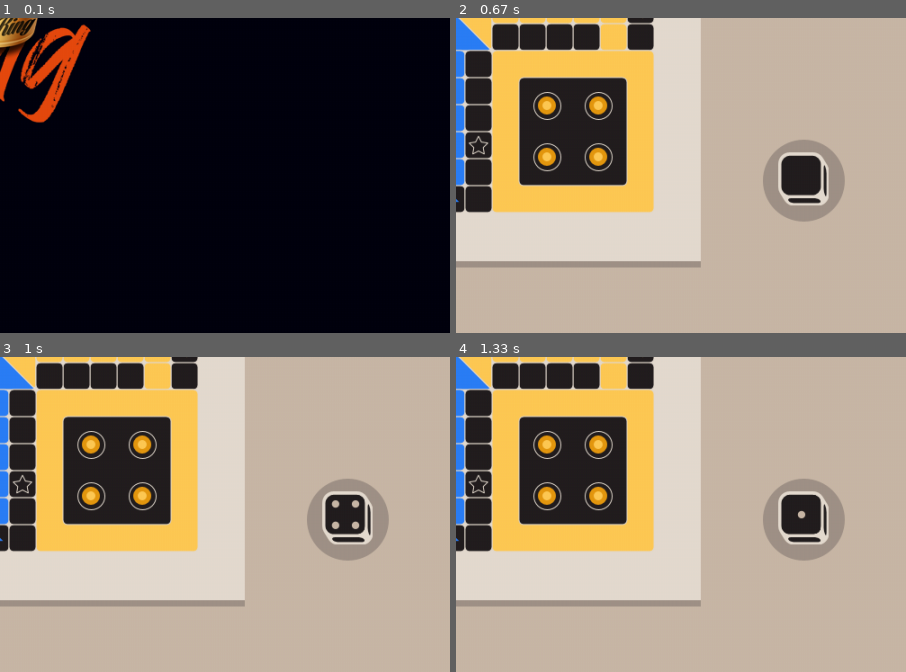
Above: before the commit, frames 1-4 (two rows, left to right).
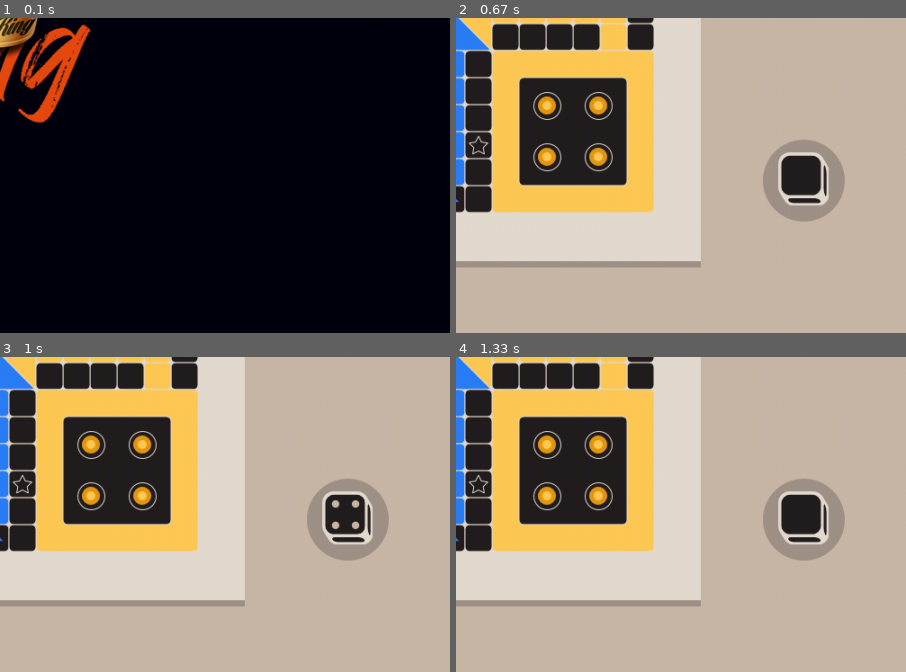
Above: after the commit, the same moments.

Repository: fadeeva/games_w_pygame
Game: pygame game, started from src/main.py
The game is run twice, just before and just after one commit, with the same random seed, the same clock (stepped at 60 frames per second) and the same inputs.
Inputs (mouse positions are % of the whole screen's width and height, from its top left):
- Up to frame 1 (0.1 s): no input
- Up to frame 2 (0.67 s): click (50, 50) at 0.38 s
- Up to frame 3 (1 s): click (89, 75) at 0.72 s
- Up to frame 4 (1.33 s): click (95, 19) at 1.05 s
The pictures show only the part of the screen within x 50-100%, y 50-100%; the shares and areas given below are measured in that part.

Frames 1-3 are identical in both runs. In frame 4, less than 0.1% of the frame differs, in the area x 76-82%, y 43-57%.

Commit message:
refactoring, replay icon

Diff:
--- a/src/games/ludo_king/main.py
+++ b/src/games/ludo_king/main.py
@@ -1,8 +1,10 @@
 import pygame
 import random
+import time
 
 
 NAME = 'ludo_king'
+GD = None
 
 COLORS = {
     'beige'      : (201, 184, 167),
@@ -40,25 +42,41 @@
 }
 
 click_REGISTOR = {}
+POINTS = {}
+LOCK = False
 
-
-def throw_dice(name, gd, side='right'):
+def throw_dice(name='bot', side='right'):
     right = (862, 501)
     left = (84, 145)
 
-    side = right if side else left
+    side = right if side=='right' else left
 
     SOUNDS['rolling dice'].play()
 
     choice = random.choice(range(1, 7))
-    gd.blit(ATTR[f'{choice} dice'], side)
+    GD.blit(ATTR[f'{choice} dice'], side)
+    POINTS[name] = choice
+
+    next_move()
+
+
+def next_move():
+    pass
 
 
 def click_on_chip(*args):
     return f'{args} chip was clicked'
 
 
+def replay_game(*args):
+    if GD:
+        draw_board(GD)
+
+
 def draw_board(game_display):
+    global GD
+    GD = game_display
+
     pygame.display.set_caption(SETTINGS['caption'])
     game_display.fill(SETTINGS['bg_clr'])
 
@@ -67,7 +85,7 @@
     game_display.blit(ATTR['circle'], (63, 125))
 
     game_display.blit(ATTR['circle'], (841, 483))
-    click_REGISTOR['circle'] = ATTR['circle'].get_rect(topleft=(841, 483))
+    click_REGISTOR['user'] = ATTR['circle'].get_rect(topleft=(841, 483))
 
     game_display.blit(ATTR['dice'], (80, 141))
     game_display.blit(ATTR['dice'], (858, 497))
@@ -96,7 +114,7 @@
 
 EVENTS = {
     'MOUSEBUTTONDOWN': {
-        'circle'  : throw_dice,
+        'user'  : throw_dice,
 
         'yel_chip_1' : click_on_chip,
         'yel_chip_2' : click_on_chip,
@@ -104,6 +122,6 @@
         'yel_chip_4' : click_on_chip,
 
         'back_btn'  : 'CONTROL',
-        'replay_btn': throw_dice, #draw_board,
+        'replay_btn': replay_game,
     }
 }
--- a/src/main.py
+++ b/src/main.py
@@ -37,7 +37,7 @@
                 GAMES['CONTROL'][name]()
                 break
 
-            GAMES[game.NAME][event][name](name, game_display)
+            GAMES[game.NAME][event][name](name)
             break
 
 
